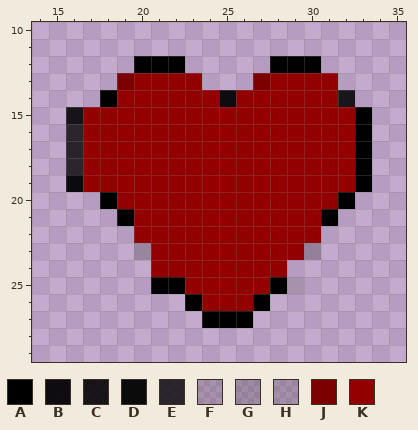
Two states of a pixel-art sprite, sprites/spr_heart/0ae05037-75ff-417d-a749-9e91bc2695d7.png. Above: the version before the commit.
The file is 49x40 pixels. Colours within 5 levels of each other are drawn and written as one. Shown: x 14..35, y 10..29. The old version is drawn lined up with the new one, on the new canvas.
Palette (. is transparent): A #000000  B #000002eb  C #010203e1  D #030303f3  E #080808cf  F #1a1a1a2c  G #2e2d2d40  H #33333339  J #7d0000  K #930000
The same view after the edit:
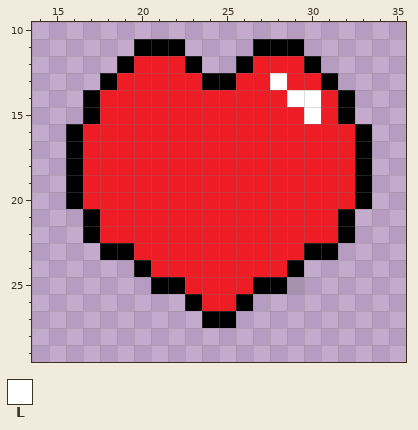
Colours new in this view: L #ffffff
Change:
canvas 49x40 -> 50x40, the old top-left corner now at 1,0
colour K: #930000 -> #ee1c24
y 11: x 20..22 ... -> AAA; x 27..29 ... -> AAA
y 12: x 19..23 .AAA. -> AKKKA; x 26..29 ..AA -> AKKK
y 13: x 18..19 .J -> AK; x 24..28 ...JK -> AAKKL; x 31 K -> A
y 14: x 17..18 .A -> AK; x 25 B -> K; x 29..30 KK -> LL; x 32 C -> A
y 15: x 16..17 CK -> .A; x 30 K -> L; x 32..33 KA -> A.
y 16..18: x 16 E -> A
y 19: x 16 D -> A
y 20: x 16..18 ..A -> AKK; x 32..33 A. -> KA
y 21: x 17..19 ..A -> AKK; x 31..32 A. -> KA
y 22: x 17..19 ... -> AKK; x 31..32 .. -> KA
y 23: x 18..20 ..H -> AAK; x 30..31 G. -> AA
y 24: x 20 . -> A; x 29 . -> A
y 25: x 27 K -> A
y 26: x 26..27 KA -> A.
y 27: x 26 A -> .
